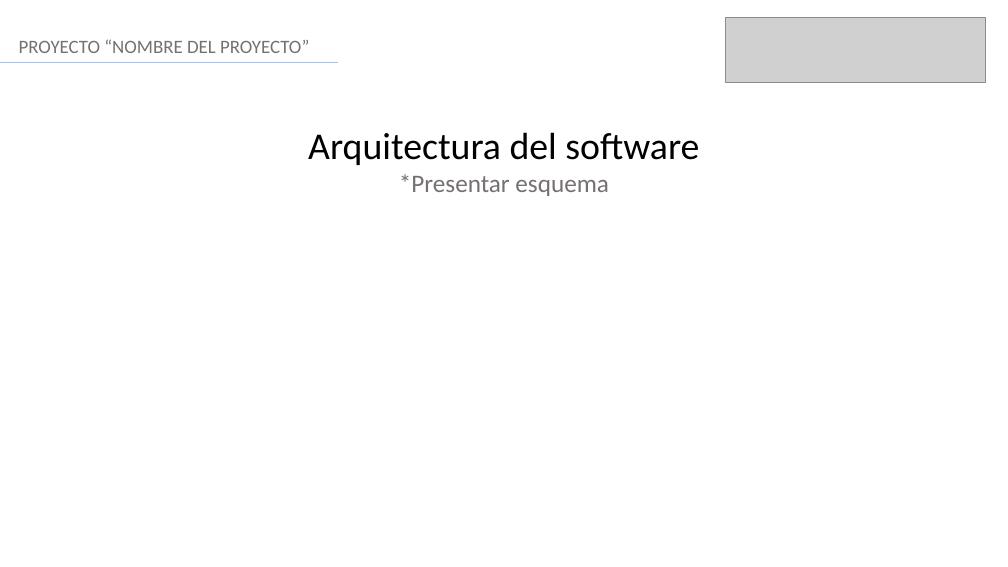
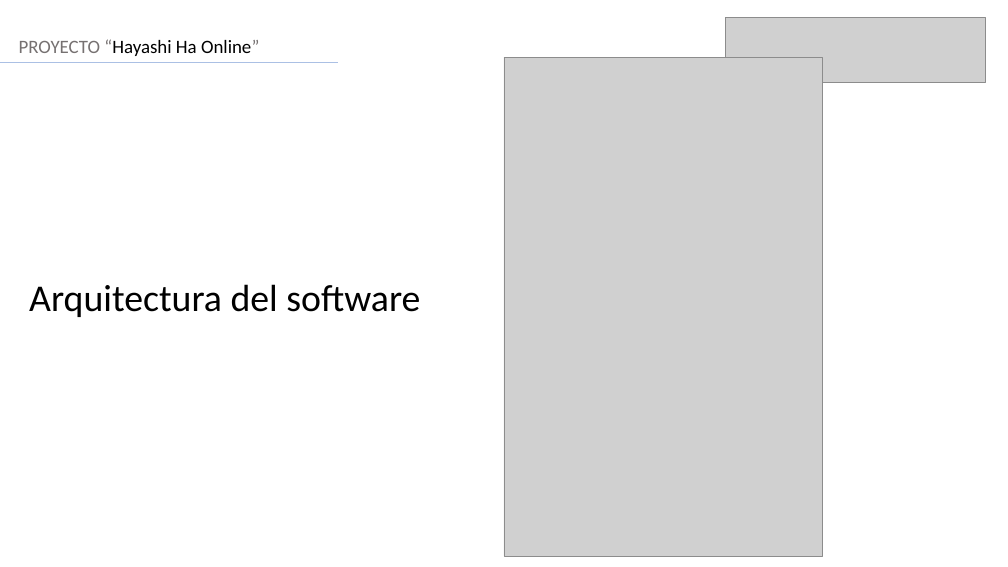
Before and after one commit to Ceidima/2025_PO_Capstone_708D_Grupo_6, a slide deck: slide 8 of Fase 3/Evidencias Proyecto/Formato Presentación final.pptx. Drawn at 1008x567 pixels with LibreOffice and Linux fonts; fonts in the diff are those of the drawing; grey boxes stand for pictures. Boxes give left, top, right and bottom in pixels: in the first picture for what was removed or moved away, otherwise in the second. Text is boxed around its words. In the diff, an @@ line names an element or a change of style, - is before the commit and + after.

```diff
--- a/Fase 3/Evidencias Proyecto/Formato Presentación final.pptx
+++ b/Fase 3/Evidencias Proyecto/Formato Presentación final.pptx
@@ text at box(19, 39, 259, 56): text changed; text colour #767171 to #000000 @@
-PROYECTO “NOMBRE DEL PROYECTO”
+PROYECTO “Hayashi Ha Online”
@@ picture added at box(504, 57, 823, 557) @@
@@ text at box(399, 174, 609, 196): paragraph removed @@
-*Presentar esquema
@@ text "Arquitectura del software": place and size @@
-text "Arquitectura del software" at box(308, 132, 699, 196)
+text "Arquitectura del software" at box(29, 284, 420, 317)
```
Also in this commit, not shown: 11 other slides changed, 1 slide added, 1 slide removed, 2 other files.
